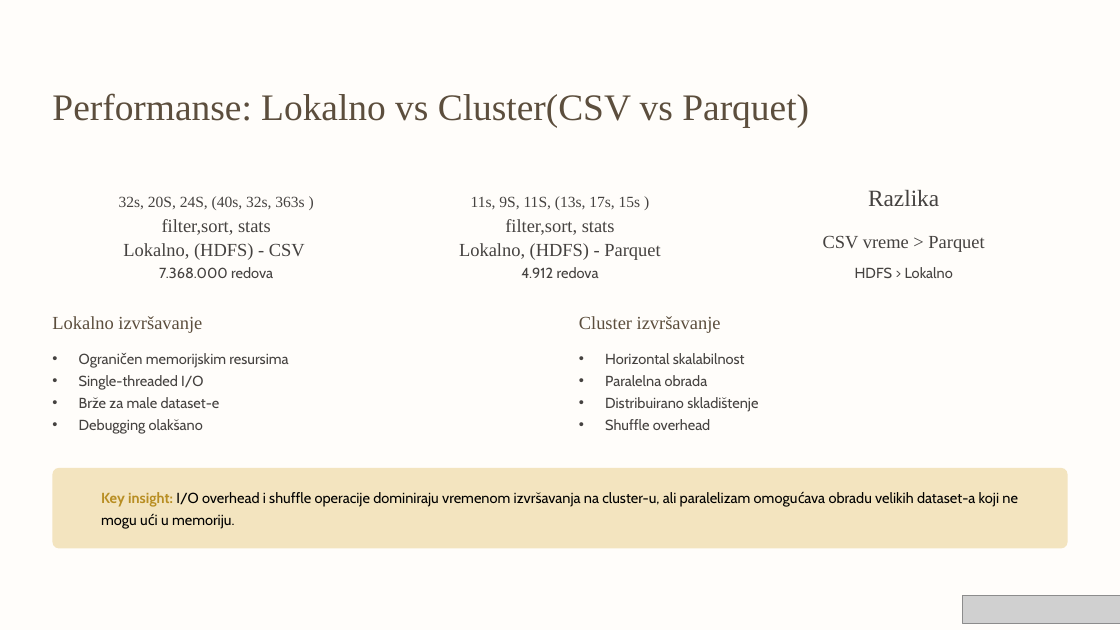
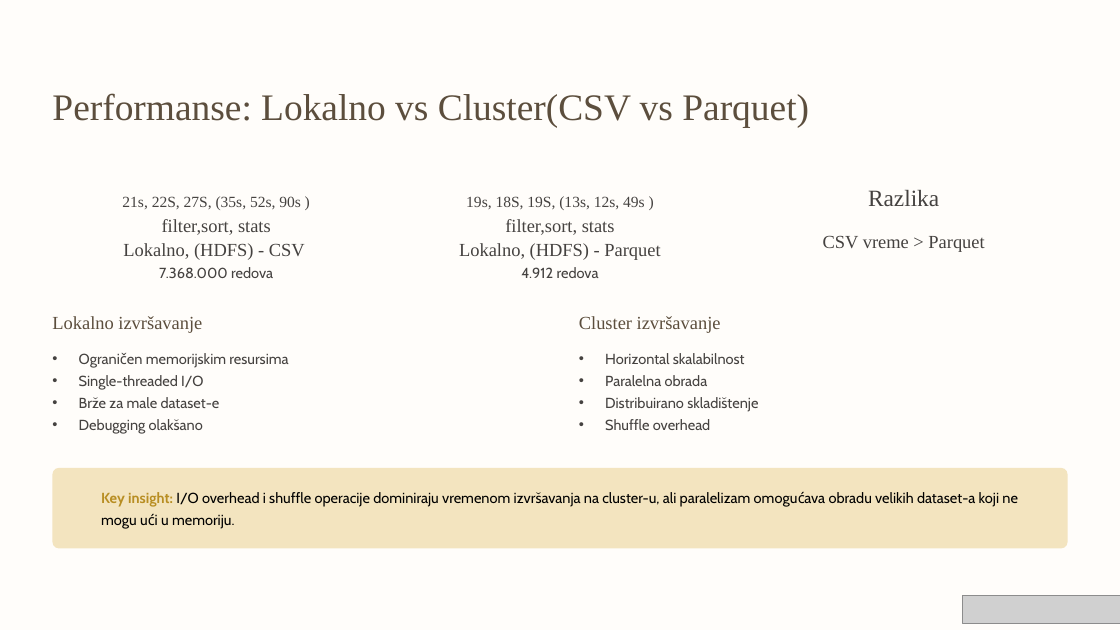
Before and after one commit to Sajko01/BigData, a slide deck: slide 14 of Aleksandar_Jovanovic_2120.pptx (slide 10 before the commit). Drawn at 1120x630 pixels with LibreOffice and Linux fonts; fonts in the diff are those of the drawing; grey boxes stand for pictures; background and template pictures are left out. Boxes give left, top, right and bottom in pixels: in the first picture for what was removed or moved away, otherwise in the second. Text is boxed around its words. In the diff, an @@ line names an element or a change of style, - is before the commit and + after.

```diff
--- a/Aleksandar_Jovanovic_2120.pptx
+++ b/Aleksandar_Jovanovic_2120.pptx
@@ text at <box>122,196,301,210</box>: text changed @@
-32s, 20S, 24S, (40s, 32s, 363s )
+21s, 22S, 27S, (35s, 52s, 90s )
@@ text at <box>466,196,645,210</box>: text changed @@
-11s, 9S, 11S, (13s, 17s, 15s )
+19s, 18S, 19S, (13s, 12s, 49s )
@@ text removed at <box>855,267,953,278</box> @@
-HDFS > Lokalno
```
Also in this commit, not shown: 5 slides added, 1 slide removed, 17 other files.
